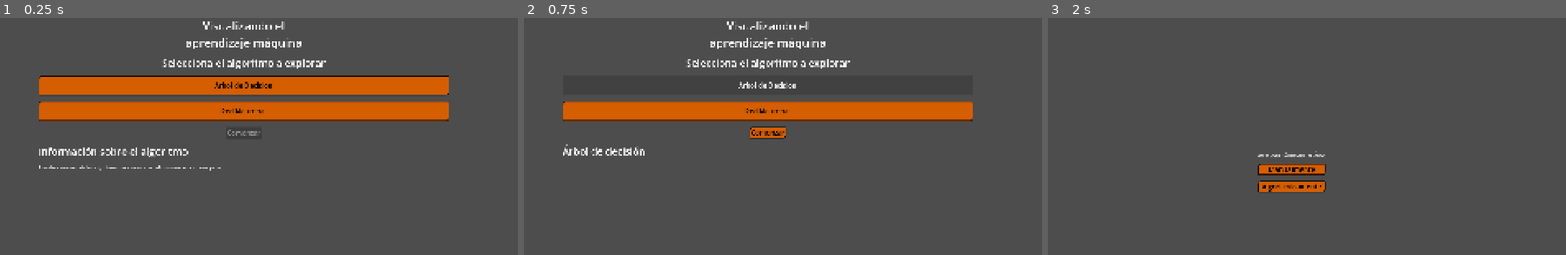
Above: before the commit, frames 1-3 (left to right).
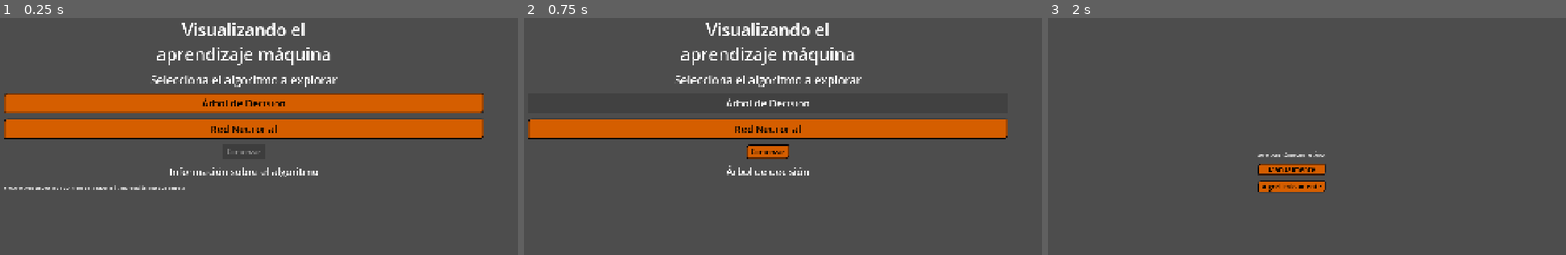
Above: after the commit, the same moments.

Repository: HectorAldao/visualizing_machine_learning
Game: Godot game, scene res://scenes/menus/main_menu.tscn
Same seed, same stepped clock (60 frames per second), same inputs: the game is played once before the commit and once after it.
Inputs:
- Up to frame 1 (0.25 s): no input
- Up to frame 2 (0.75 s): click "Árbol de Decision" at 0.5 s
- Up to frame 3 (2 s): click "Comenzar" at 1.25 s

The runs differ from the first frame. In frame 1, 25% of the frame differs, in the area x 0-94%, y 1-73%; in frame 2, 18%; in frame 3, nothing differs.

Commit message:
feat: prueba movil 2

Diff:
--- a/godot_project/scenes/menus/main_menu.gd
+++ b/godot_project/scenes/menus/main_menu.gd
@@ -2,7 +2,7 @@
 
 
 # For the menu
-@export var max_width: float = 600.0
+@export var max_width: float = 700.0
 @export var horizontal_margin: float = 0
 
 @onready var dtree_button: Button = %DTreeButton
--- a/godot_project/scenes/menus/main_menu.tscn
+++ b/godot_project/scenes/menus/main_menu.tscn
@@ -10,10 +10,10 @@
 PanelContainer/styles/panel = SubResource("StyleBoxFlat_2o76q")
 
 [sub_resource type="LabelSettings" id="LabelSettings_xqga4"]
-font_size = 40
+font_size = 60
 
 [sub_resource type="LabelSettings" id="LabelSettings_ovrgc"]
-font_size = 35
+font_size = 40
 
 [sub_resource type="LabelSettings" id="LabelSettings_2o76q"]
 font_size = 35
@@ -44,7 +44,7 @@
 
 [node name="PanelContainer" type="PanelContainer" parent="MarginContainer/CenterContainer" unique_id=1816542396]
 unique_name_in_owner = true
-custom_minimum_size = Vector2(575, 1000)
+custom_minimum_size = Vector2(675, 1000)
 layout_mode = 2
 theme = SubResource("Theme_6bivr")
 
@@ -77,16 +77,19 @@
 unique_name_in_owner = true
 custom_minimum_size = Vector2(0, 70)
 layout_mode = 2
+theme_override_font_sizes/font_size = 35
 text = "Árbol de Decision"
 
 [node name="NeuralNetworkButton" type="Button" parent="MarginContainer/CenterContainer/PanelContainer/ScrollContainer/VBoxContainer/VBoxContainerMenu" unique_id=994976548]
 unique_name_in_owner = true
 custom_minimum_size = Vector2(0, 70)
 layout_mode = 2
+theme_override_font_sizes/font_size = 35
 text = "Red Neuronal"
 
 [node name="StartButton" type="Button" parent="MarginContainer/CenterContainer/PanelContainer/ScrollContainer/VBoxContainer" unique_id=1424195084]
 unique_name_in_owner = true
+custom_minimum_size = Vector2(150, 50)
 layout_mode = 2
 size_flags_horizontal = 4
 size_flags_vertical = 8
@@ -106,6 +109,7 @@
 layout_mode = 2
 text = "Información sobre el algoritmo"
 label_settings = SubResource("LabelSettings_2o76q")
+horizontal_alignment = 1
 autowrap_mode = 3
 
 [node name="TextLabel" type="Label" parent="MarginContainer/CenterContainer/PanelContainer/ScrollContainer/VBoxContainer/PanelContainerMenu/VBoxContainer" unique_id=616165297]
Not shown, changed: docs/index.html
Not shown, changed: docs/index.pck
